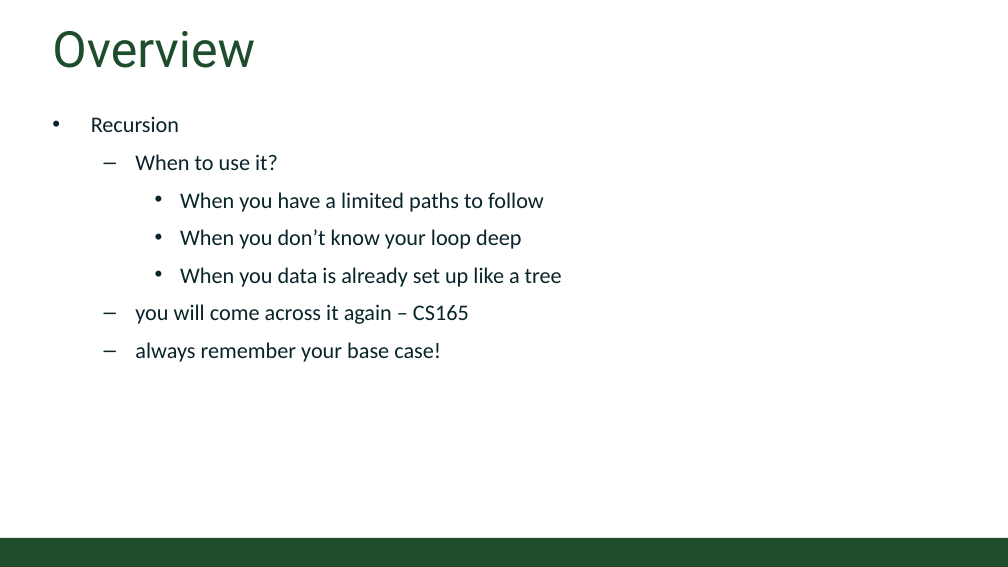
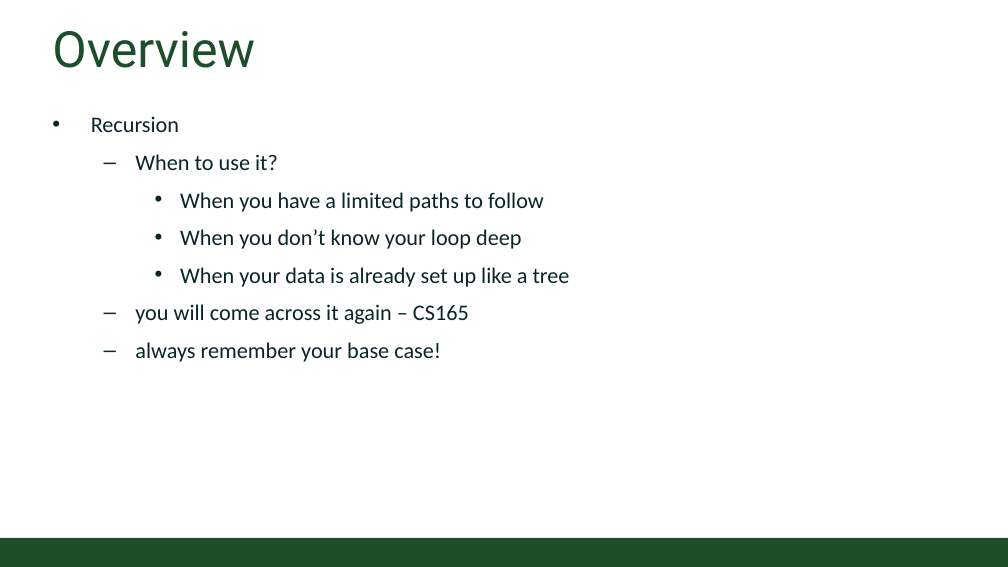
Before and after one commit to CSU-CompSci-CS163-4/Handouts, a slide deck: slide 10 of slides/On-Campus/13_01_More Recursion.pptx. Drawn at 1008x567 pixels with LibreOffice and Linux fonts; fonts in the diff are those of the drawing; background and template pictures are left out. Boxes give left, top, right and bottom in pixels: in the first picture for what was removed or moved away, otherwise in the second. Text is boxed around its words. In the diff, an @@ line names an element or a change of style, - is before the commit and + after.

```diff
--- a/slides/On-Campus/13_01_More Recursion.pptx
+++ b/slides/On-Campus/13_01_More Recursion.pptx
@@ text at box(180, 267, 570, 287): text changed @@
-    • When you data is already set up like a tree
+    • When your data is already set up like a tree
```
Also in this commit, not shown: 1 other slide changed, 1 other file.
